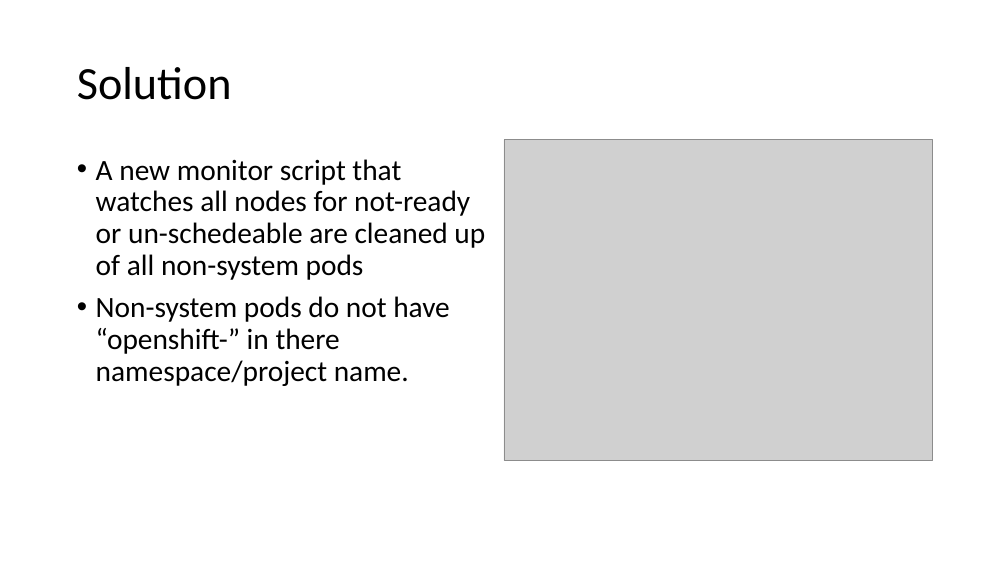
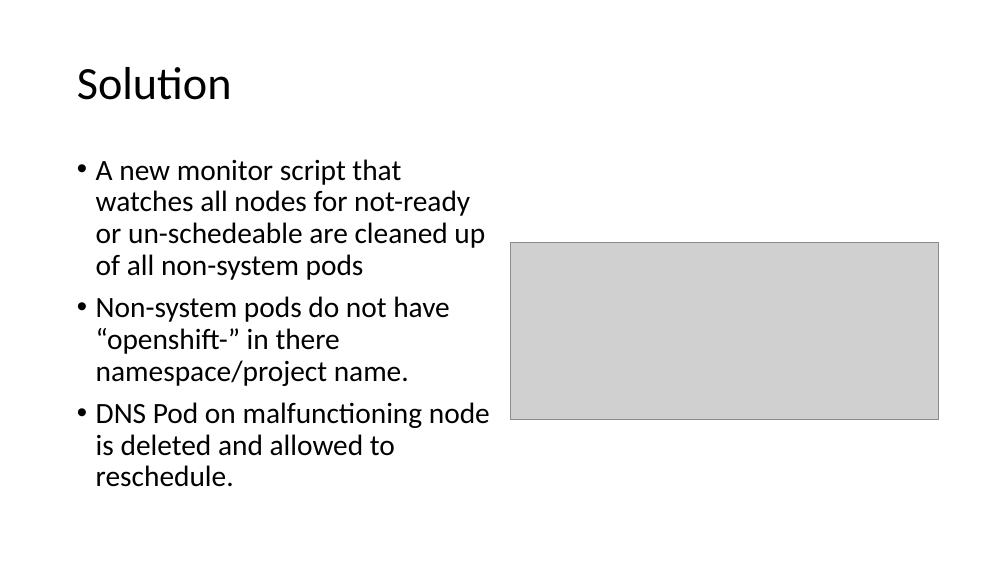
Before and after one commit to RHsyseng/podsupervisor, a slide deck: slide 3 of doc/podsupervisor.pptx. Drawn at 1008x567 pixels with LibreOffice and Linux fonts; fonts in the diff are those of the drawing; grey boxes stand for pictures. Boxes give left, top, right and bottom in pixels: in the first picture for what was removed or moved away, otherwise in the second. Text is boxed around its words. In the diff, an @@ line names an element or a change of style, - is before the commit and + after.

```diff
--- a/doc/podsupervisor.pptx
+++ b/doc/podsupervisor.pptx
@@ picture: place and size @@
-picture at bbox=[504, 140, 933, 461]
+picture at bbox=[510, 243, 939, 420]
@@ text at bbox=[96, 402, 490, 487]: paragraph added @@
+• DNS Pod on malfunctioning node is deleted and allowed to reschedule.
```
Also in this commit, not shown: 2 other slides changed, 4 other files.
